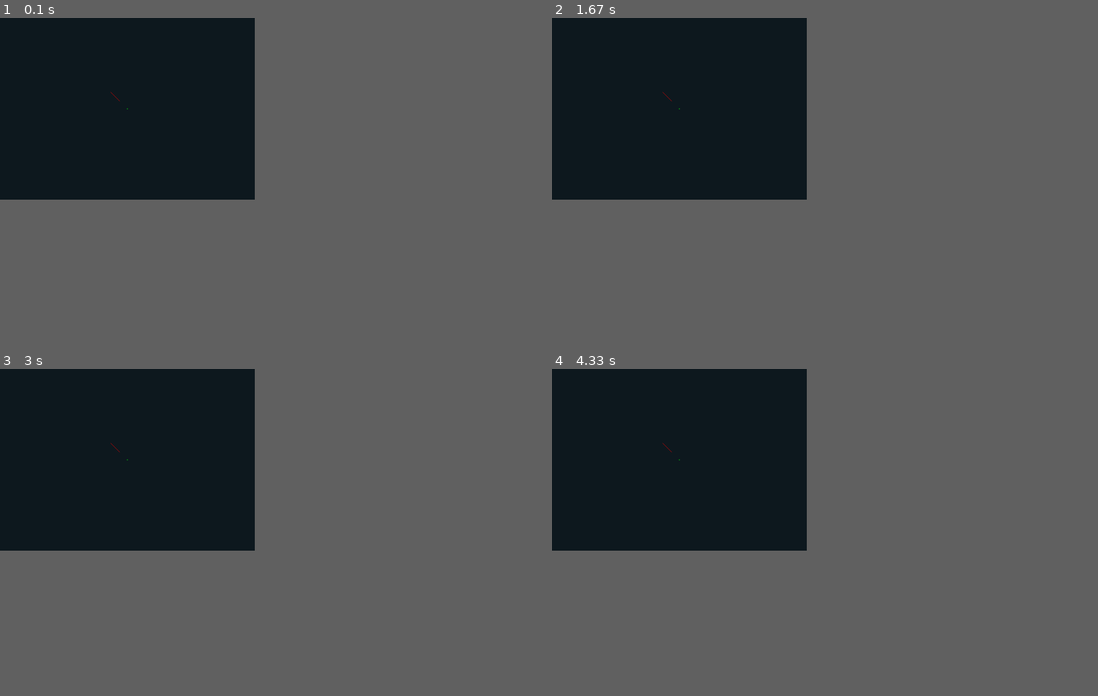
Above: before the commit, frames 1-4 (two rows, left to right).
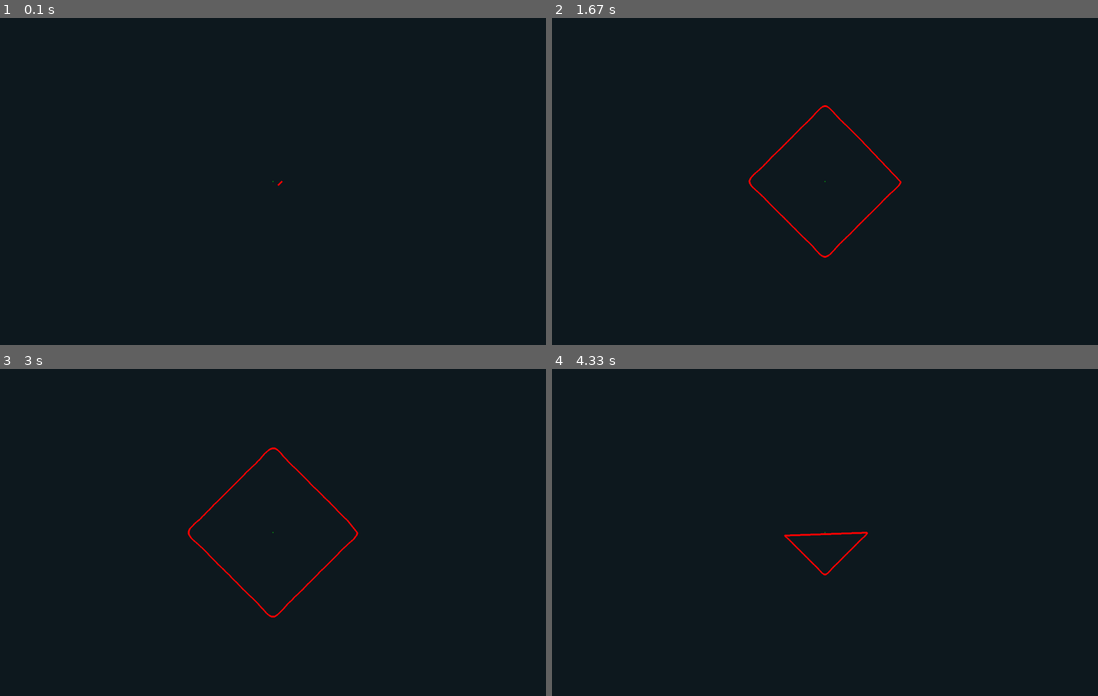
Above: after the commit, the same moments.

Repository: fedi41/sinedraw
Game: pygame game, started from main.py
Two runs of this game, one before a commit and one after it. Both use one fixed random seed, a clock stepped at 60 frames per second and the inputs below.
Inputs:
- Up to frame 1 (0.1 s): no input
- Up to frame 2 (1.67 s): no input
- Up to frame 3 (3 s): no input
- Up to frame 4 (4.33 s): no input
The window is 420x300 before the commit and 900x540 after it. Grey fills any space a smaller window leaves; there, only what the larger window draws over its background counts as a difference.

The runs differ from the first frame. In frame 1, less than 0.1% of the frame differs, in the area x 20-52%, y 22-52%; in frame 2, 0.4%; in frame 3, 0.5%, in the area x 20-66%, y 22-77%; in frame 4, 0.2%.

Commit message:
some more expirements )

Diff:
--- /dev/null
+++ b/harmonics.py
@@ -0,0 +1,22 @@
+harmonics_square = [
+    [-15, 0.0044, 0],
+    [-11, 0.0083, 0],
+    [-7,  0.0204, 0],
+    [-3,  0.1111, 0],
+    [1,   1.0000, 0],
+    [5,   0.0400, 0],
+    [9,   0.0123, 0],
+    [13,  0.0059, 0],
+]
+
+harmonics_spiral = [
+    [1,1  ,0],
+    [9,0.06,0]
+]
+
+harmonics_star = [
+    [1, 0.60, 0],
+    [-3, 0.20, 0],
+    [5, 0.10, 0],
+    [6, 0.30, 0],
+]
--- a/main.py
+++ b/main.py
@@ -1,9 +1,14 @@
+import math
+
+import numpy as np
 import pygame
 import numpy
 
-from path_builder import build_path
+from harmonics import harmonics_square, harmonics_spiral, harmonics_star
+from path_builder import build_path, build_path_np
+from util import random_shift, random_harmonics
 
-SCREEN_WIDTH, SCREEN_HEIGHT = SCREEN_SIZE = (700, 500)
+SCREEN_WIDTH, SCREEN_HEIGHT = SCREEN_SIZE = (1500, 900)
 
 
 class MainWindow:
@@ -11,15 +16,13 @@
         self.screen = pygame.display.set_mode(SCREEN_SIZE)
         pygame.display.set_caption("sinedraw")
 
-        self.harmonics = [
-                [2,2,2],
-                [3,1,3],
-                [-4,3,2],
-                [-1,2,1]
-            ]
+        self.harmonics = np.array(harmonics_square) # random_harmonics(100,1)
+
         self.origin = (SCREEN_WIDTH/2,SCREEN_HEIGHT/2)
 
         self.running = True
+
+        self.t = 0
 
     def run(self):
 
@@ -28,18 +31,30 @@
                 if e.type == pygame.QUIT:
                     self.running = False
 
+            self.update()
             self.render()
 
             pygame.display.flip()
 
+    def update(self):
+
+
+        self.t += 0.001
+
+
+        # self.harmonics = random_shift(self.harmonics, self.t)
+
+
     def render(self):
         self.screen.fill("#0F1A20")
 
-        path = build_path(self.harmonics, 10, 10, self.origin)
+        path = build_path_np(self.harmonics*math.sin(self.t*10), 300, 200, self.origin)
         print(path)
 
         pygame.draw.circle(self.screen, "green", self.origin, 1)
-        pygame.draw.lines(self.screen, "red", True, path)
+
+        # pygame.draw.polygon(self.screen, "white", path)
+        pygame.draw.lines(self.screen, "red", True, path, 5)
 
 
 
--- a/path_builder.py
+++ b/path_builder.py
@@ -1,18 +1,39 @@
 import math
+import numpy as np
 
 def build_path(
-        harmonics:list[list[int]],
-        resolution:int, scale=1, origin=(0,0)
+        harmonics: list[list[float]],  # [freq, amp, phase]
+        resolution: int,
+        scale=1,
+        origin=(0, 0)
 ):
     path = []
+    step = 1 / resolution
 
     t = 0
     while t <= 1:
-        x,y = 0,0
-        for harmonic in harmonics:
-            x+=math.sin(harmonic[0]+harmonic[2]+t)*harmonic[1]
-            y+=math.sin(harmonic[0]+harmonic[2]+t)*harmonic[1]
-        t += 0.1
-        path.append((origin[0]+x*scale,origin[1]+y*scale))
+        x, y = 0, 0
+        for freq, amp, phase in harmonics:
+            angle = 2 * math.pi * freq * t + phase
+            x += amp * math.cos(angle)
+            y += amp * math.sin(angle)
+        path.append((origin[0] + x * scale, origin[1] + y * scale))
+        t += step
 
     return path
+
+def build_path_np(harmonics, resolution: int, scale=1, origin=(0, 0)):
+    harmonics = np.array(harmonics)  # shape: (n_harmonics, 3) -> freq, amp, phase
+    freq, amp, phase = harmonics[:, 0], harmonics[:, 1], harmonics[:, 2]
+
+    t = np.linspace(0, 1, resolution)
+
+    angles = 2 * np.pi * np.outer(freq, t) + phase[:, None]
+
+    x = np.sum(amp[:, None] * np.cos(angles), axis=0)
+    y = np.sum(amp[:, None] * np.sin(angles), axis=0)
+
+    x = origin[0] + x * scale
+    y = origin[1] + y * scale
+
+    return np.stack([x, y], axis=1)
--- /dev/null
+++ b/util.py
@@ -0,0 +1,19 @@
+import math
+
+import numpy as np
+import numpy.random
+
+
+def random_shift(harmonics, t):
+    shift = numpy.zeros((len(harmonics), 3))
+    shift[:, 1] = math.sin(t)/1000
+    shift[:, 2] = math.sin(t/2)/100
+    return np.array(harmonics) + shift
+
+import random
+
+def random_harmonics(n=10, max_amp=50):
+    return [
+        [random.randint(-8, 8), random.uniform(1, max_amp), random.uniform(0, 2 * math.pi)]
+        for _ in range(n)
+    ]
